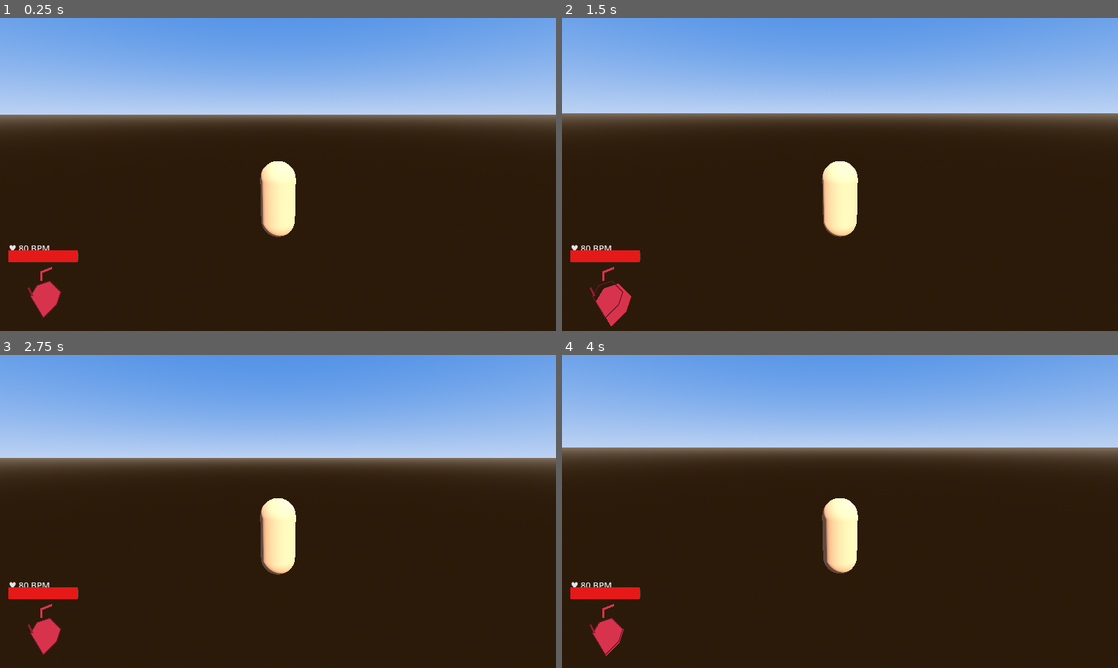
Above: before the commit, frames 1-4 (two rows, left to right).
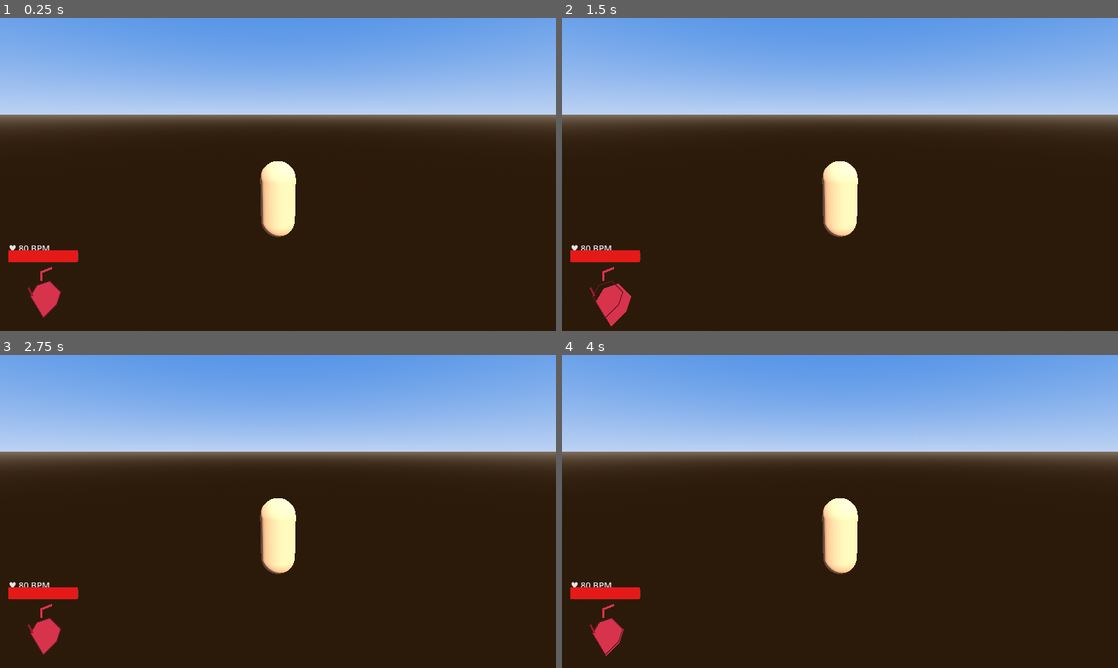
Above: after the commit, the same moments.

Repository: nem0nxt/athena-saga
Game: Godot game, scene res://scenes/main.tscn
Two runs of this game, one before a commit and one after it. Both use one fixed random seed, a clock stepped at 60 frames per second and the inputs below.
Inputs (mouse positions are in pixels of both pictures, inside the frame that each line leads up to):
- Up to frame 1 (0.25 s): no input
- Up to frame 2 (1.5 s): tap Enter at 0.5 s; move the mouse to (867, 174) at 0.52 s; press the mouse at (867, 174) at 0.53 s; hold W (move_forward) from 0.53 s (still down); tap Space (jump) at 0.77, 1.25 s; move the mouse to (812, 174) at 1.27 s; release the mouse at (812, 174) at 1.28 s; click (812, 174) at 1.35 s
- Up to frame 3 (2.75 s): keep holding W (move_forward); tap Space (jump) at 1.52 s; tap Enter at 2 s; move the mouse to (289, 505) at 2.02 s; press the mouse at (289, 505) at 2.03 s
- Up to frame 4 (4 s): keep holding W (move_forward); tap Space (jump) at 2.75, 3.02, 3.77 s; move the mouse to (834, 517) at 2.77 s; release the mouse at (834, 517) at 2.78 s; click (834, 517) at 2.85 s; tap Enter at 3.5 s; move the mouse to (878, 514) at 3.52 s; press the mouse at (878, 514) at 3.53 s

The runs differ from the first frame. In frame 2, 0.5% of the frame differs, in the area x 0-100%, y 30-70%; in frame 3, 3.6%, in the area x 0-100%, y 30-71%; in frame 4, 2.1%.
Error after the commit: Parse Error: Preload file "res://scenes/SamanthaCharacter.tscn" does not exist. (res://scripts/player.gd:170)

Commit message:
Player: enable SamanthaCharacter loading

Diff:
--- a/scripts/player.gd
+++ b/scripts/player.gd
@@ -164,7 +164,15 @@
 func setup_character_model() -> void:
 	var default_body = $MeshPivot.get_child(0) if $MeshPivot.get_child_count() > 0 else null
 	if default_body:
-		default_body.visible = true
+		default_body.visible = false
+
+	# Load Samantha character
+	var samantha_scene = preload("res://scenes/SamanthaCharacter.tscn")
+	var samantha = samantha_scene.instantiate()
+	$MeshPivot.add_child(samantha)
+
+	# Connect AnimationPlayer from Samantha
+	animation_player = _find_animation_player(samantha)
 
 func _find_animation_player(node: Node) -> AnimationPlayer:
 	if node is AnimationPlayer:
